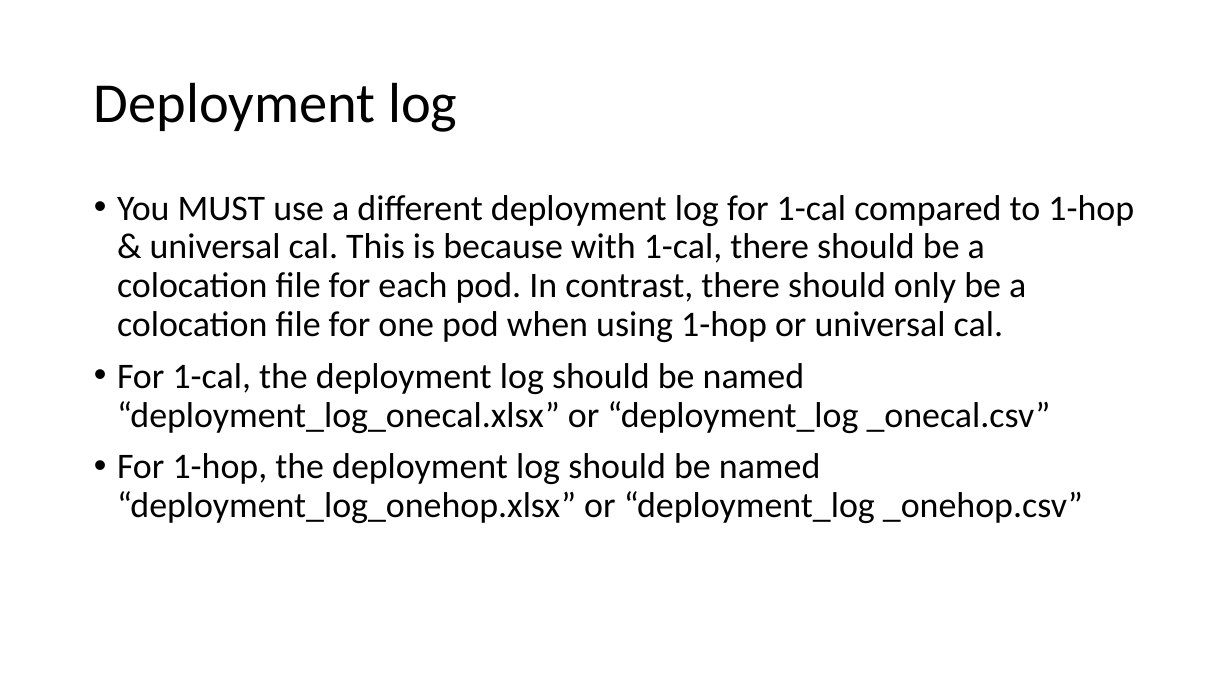
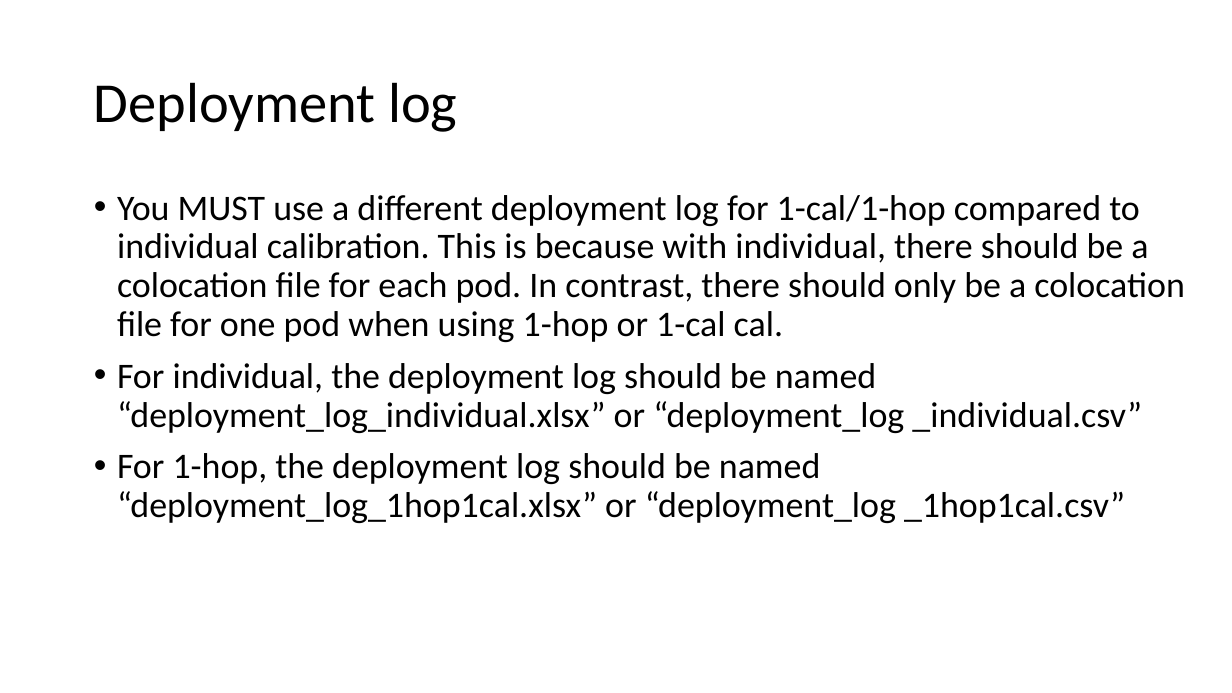
Before and after one commit to cafr1977/MPC_python, a slide deck: slide 22 of Python MPC updated.pptx. Drawn at 1232x693 pixels with LibreOffice and Linux fonts; fonts in the diff are those of the drawing. Boxes give left, top, right and bottom in pixels: in the first picture for what was removed or moved away, otherwise in the second. Text is boxed around its words. In the diff, an @@ line names an element or a change of style, - is before the commit and + after.

Commit message:
MPC with one-hop, one-cal, and universal cal options - 4/15/26

```diff
--- a/Python MPC updated.pptx
+++ b/Python MPC updated.pptx
@@ text at (117, 195, 1184, 523): text changed @@
-• You MUST use a different deployment log for 1-cal compared to 1-hop & universal cal. This is because with 1-cal, there should be a colocation file for each pod. In contrast, there should only be a colocation file for one pod when using 1-hop or universal cal.
-• For 1-cal, the deployment log should be named “deployment_log_onecal.xlsx” or “deployment_log _onecal.csv”
-• For 1-hop, the deployment log should be named “deployment_log_onehop.xlsx” or “deployment_log _onehop.csv”
+• You MUST use a different deployment log for 1-cal/1-hop compared to individual calibration. This is because with individual, there should be a colocation file for each pod. In contrast, there should only be a colocation file for one pod when using 1-hop or 1-cal cal.
+• For individual, the deployment log should be named “deployment_log_individual.xlsx” or “deployment_log _individual.csv”
+• For 1-hop, the deployment log should be named “deployment_log_1hop1cal.xlsx” or “deployment_log _1hop1cal.csv”
```
Also in this commit, not shown: 19 other slides changed, 8 other files.
